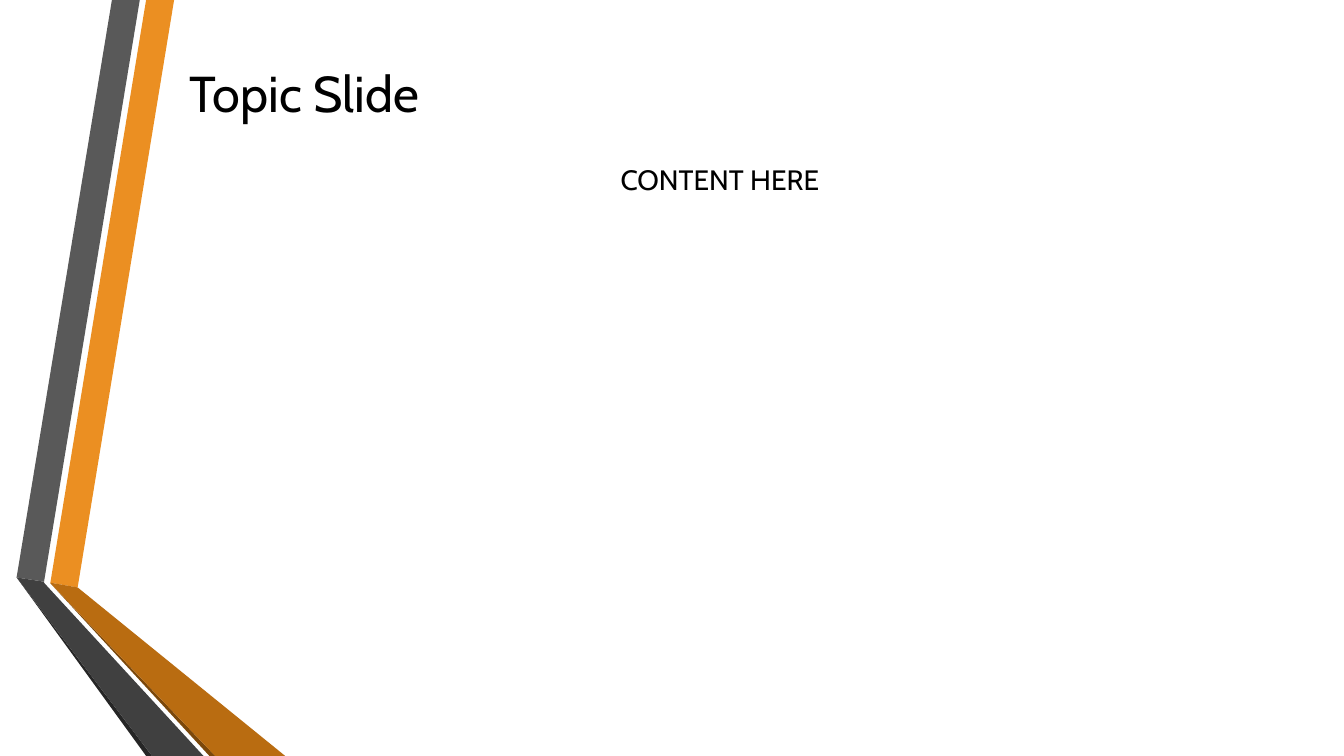
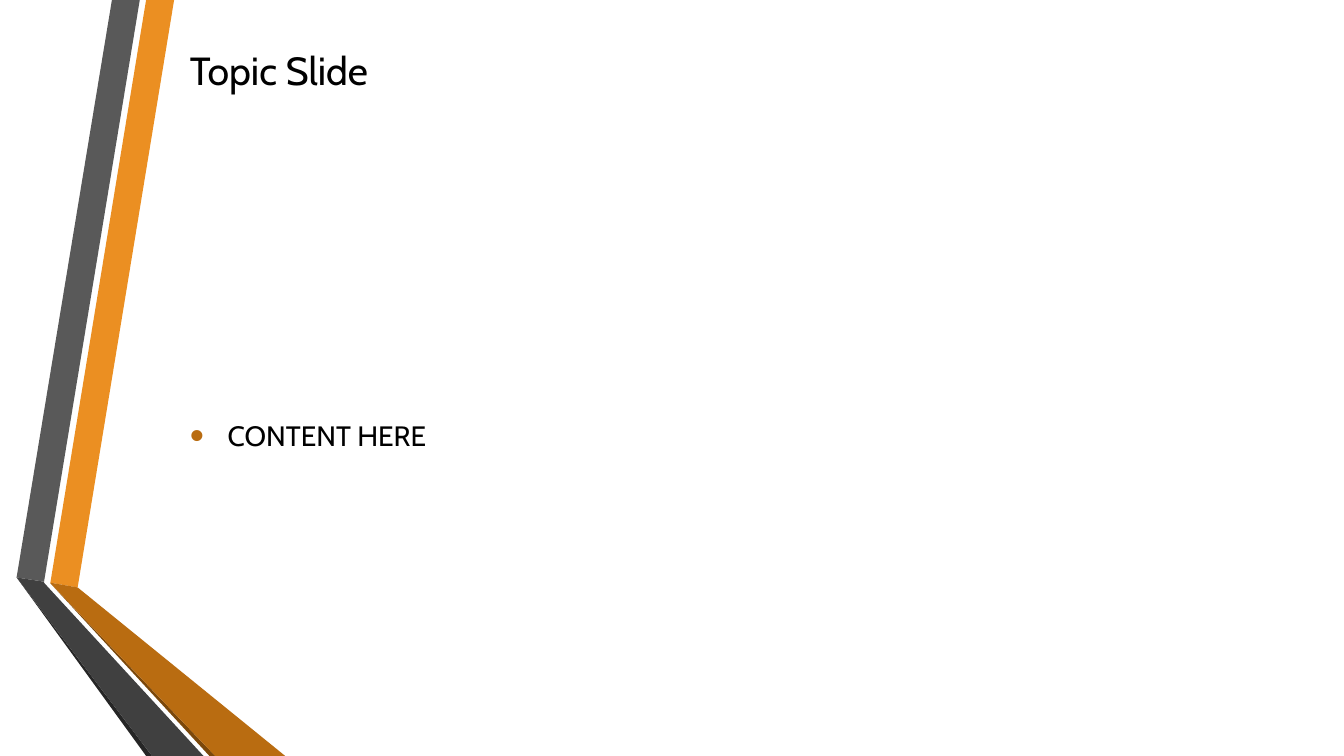
Before and after one commit to SanabuW/project-one, a slide deck: slide 15 of An Electric Craving.pptx (slide 2 before the commit). Drawn at 1344x756 pixels with LibreOffice and Linux fonts; fonts in the diff are those of the drawing; background and template pictures are left out. Boxes give left, top, right and bottom in pixels: in the first picture for what was removed or moved away, otherwise in the second. Text is boxed around its words. In the diff, an @@ line names an element or a change of style, - is before the commit and + after.

```diff
--- a/An Electric Craving.pptx
+++ b/An Electric Craving.pptx
@@ title "Topic Slide" moved from (x1=190, y1=74, x2=418, y2=123) to (x1=190, y1=55, x2=368, y2=95) @@
@@ title "Topic Slide" at (x1=190, y1=55, x2=368, y2=95): size 36 to 28 pt; vertical alignment bottom to top @@
@@ text "CONTENT HERE" moved from (x1=621, y1=170, x2=819, y2=191) to (x1=228, y1=426, x2=426, y2=447) @@
@@ text "CONTENT HERE" at (x1=228, y1=426, x2=426, y2=447): alignment centre to left; bullet none to •; vertical alignment top to middle @@
```
Also in this commit, not shown: 1 other slide changed, 12 slides added, 2 slides removed, 19 other files.
